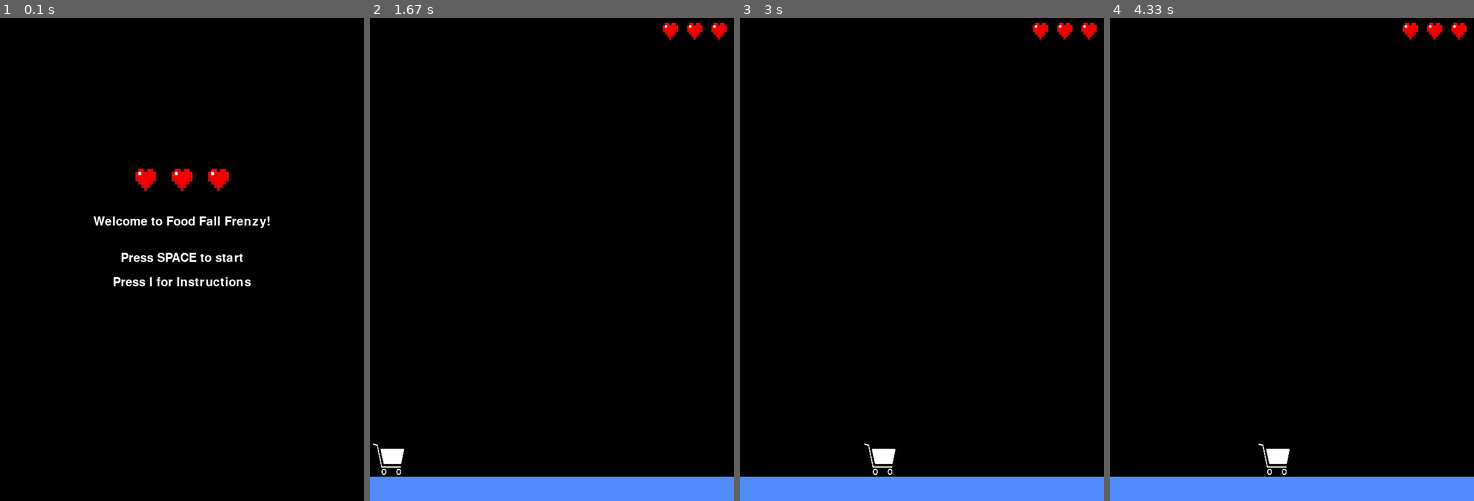
Above: before the commit, frames 1-4 (left to right).
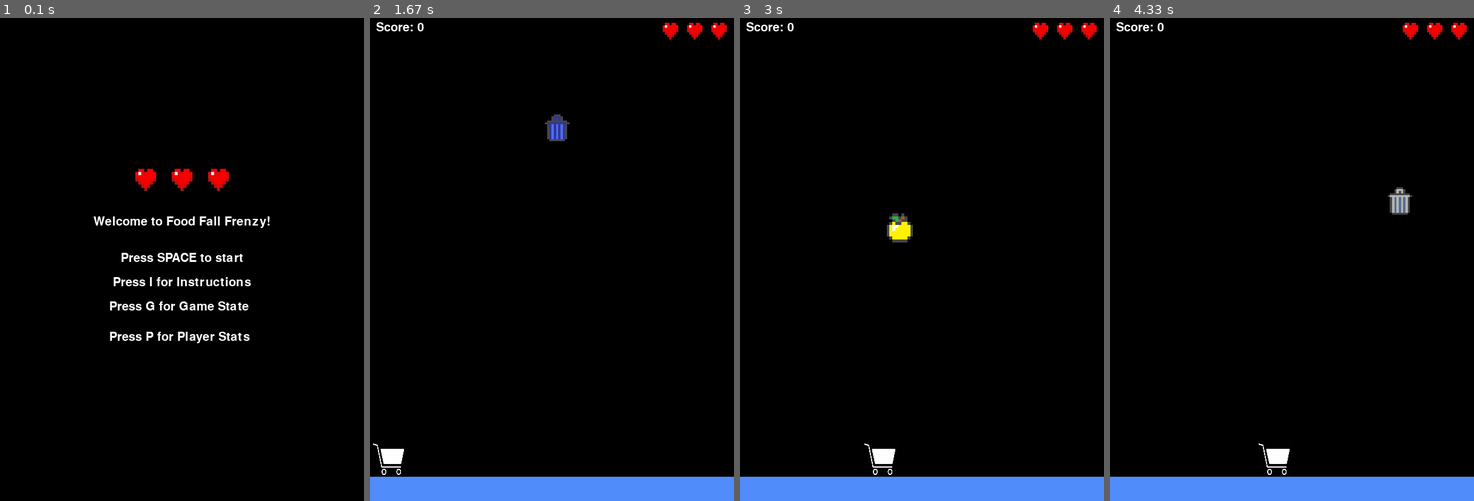
Above: after the commit, the same moments.

Repository: Zelz0/pygame
Game: pygame game, started from Display.py
Same seed, same stepped clock (60 frames per second), same inputs: the game is played once before the commit and once after it.
Inputs:
- Up to frame 1 (0.1 s): no input
- Up to frame 2 (1.67 s): tap Space at 0.33, 0.73, 1.03 s; hold A 0.67-1.2 s
- Up to frame 3 (3 s): hold D 1.67-2.3 s; tap Space at 1.73, 2.03, 2.4, 2.7, 2.9 s; hold A 2.33-2.8 s; hold D from 2.83 s (still down)
- Up to frame 4 (4.33 s): tap Space at 3.2, 3.4, 3.7, 3.9, 4.2 s; release D at 3.3 s; hold D 3.33-3.8 s; hold A from 3.83 s (still down)

The runs differ from the first frame. In frame 1, 0.7% of the frame differs, in the area x 30-69%, y 58-68%; in frame 2, 0.4%; in frame 3, 0.5%; in frame 4, 0.4%.

Commit message:
Final coding, adding last few details and debugging

Diff:
--- a/Display.py
+++ b/Display.py
@@ -1,50 +1,132 @@
 import pygame
 import config
-from player import Player
+import random
+from SoundManager import SoundManager
+from sprites import Sprite
 import Welcome
+import highscore
+import reset
 
 pygame.init()
 pygame.mixer.init()
 
+sound_manager = SoundManager()
 game_screen = pygame.display.set_mode((config.SCREEN_WIDTH, config.SCREEN_HEIGHT))
-pygame.display.set_caption("My Game")
 font = pygame.font.SysFont(None, 30)
 
-Welcome.run_welcome_screen(game_screen, font)
+high_score = highscore.read_high_score()
 
-ground = pygame.Surface((config.GROUND_WIDTH, config.GROUND_HEIGHT))
-clock = pygame.time.Clock()
+# Main game loop
+while True:
+    Welcome.run_welcome_screen(game_screen, font)
 
-player = Player()
-lives = config.STARTING_LIVES
-heart_image = pygame.image.load(config.HEART_IMAGE).convert_alpha()
-heart_image = pygame.transform.scale(heart_image, (30, 30))  # Size of each heart
+    player, sprites = reset.reset_game()
+    pygame.time.set_timer(config.MY_CUSTOM_EVENT, 1000)
 
-running = True
-while running:
-    game_screen.fill((0, 0, 0))
-    ground.fill((80, 140, 250))
-    game_screen.blit(ground, (0, 760))
+    lives = config.STARTING_LIVES
+    score = 0
+    heart_image = pygame.image.load(config.HEART_IMAGE).convert_alpha()
+    heart_image = pygame.transform.scale(heart_image, (30, 30))
 
-    for event in pygame.event.get():
-        if event.type == pygame.QUIT:
-            running = False
+    game_over = False
+    while not game_over:
+        game_screen.fill((0, 0, 0))
+        ground = pygame.Surface((config.GROUND_WIDTH, config.GROUND_HEIGHT))
+        ground.fill((80, 140, 250))
+        game_screen.blit(ground, (0, 760))
 
-        elif event.type == pygame.KEYDOWN:
-            if event.key == pygame.K_ESCAPE:
-                running = False
+        for event in pygame.event.get():
+            if event.type == pygame.QUIT:
+                pygame.quit()
+                exit()
+            elif event.type == config.MY_CUSTOM_EVENT:
+                sprite = Sprite()
+                sprites.append(sprite)
+                sound_manager.play_sprite_spawn()
+                pygame.time.set_timer(config.MY_CUSTOM_EVENT, random.randint(800, 1500))
 
-    keys = pygame.key.get_pressed()
-    if player.alive:
-        player.move(keys)
-        player.draw(game_screen)
+        keys = pygame.key.get_pressed()
+        if player.alive:
+            player.move(keys)
+            player.draw(game_screen)
 
-    for i in range(lives):
-        heart_x = config.SCREEN_WIDTH - (i + 1) * 40
-        heart_y = 10
-        game_screen.blit(heart_image, (heart_x, heart_y))
+        for sprite in sprites[:]:
+            sprite.fall()
+            sprite.draw(game_screen)
+
+            if sprite.rect.bottom > config.SCREEN_HEIGHT:
+                if sprite.type in ["F1", "F2", "F3", "F4", "F5", "F6"]:
+                    sound_manager.play_hit_bad()
+                    lives -= 1
+                sprites.remove(sprite)
+
+            if sprite.rect.colliderect(player.rect) and player.alive:
+                if sprite.type in ["F1", "F2", "F3", "F4", "F5", "F6"]:
+                    sound_manager.play_catch_good()
+                    score += 1
+                    sprites.remove(sprite)
+                elif sprite.type == "GA":
+                    sound_manager.play_golden_fruit()
+                    score += 3
+                    sprites.remove(sprite)
+                elif sprite.type in ["T1", "T2", "T3"]:
+                    sound_manager.play_hit_bad()
+                    lives -= 1
+                    sprites.remove(sprite)
+
+        for i in range(lives):
+            heart_x = config.SCREEN_WIDTH - (i + 1) * 40
+            heart_y = 10
+            game_screen.blit(heart_image, (heart_x, heart_y))
+
+        score_text = font.render(f"Score: {score}", True, config.WHITE)
+        game_screen.blit(score_text, (10, 10))
+
+        if score >= 25:
+            game_over = True
+
+        if lives <= 0:
+            game_over = True
+
+        pygame.display.flip()
+        pygame.time.Clock().tick(config.FPS)
+
+    high_score = max(high_score, score)
+    highscore.update_high_score(high_score)
+
+    game_screen.fill(config.BLACK)
+
+# Endgame message
+    with open(config.ENDGAME_FILE, "r") as file:
+        endgame_message = file.read()
+    lines = endgame_message.split('\n')
+    for i, line in enumerate(lines):
+        rendered_line = font.render(line, True, config.WHITE)
+        text_rect = rendered_line.get_rect(center=(config.SCREEN_WIDTH // 2, config.SCREEN_HEIGHT // 2 - 80 + i * 30))
+        game_screen.blit(rendered_line, text_rect)
+
+    final_score_text = font.render(f"Final Score: {score}", True, config.WHITE)
+    final_rect = final_score_text.get_rect(center=(config.SCREEN_WIDTH // 2, config.SCREEN_HEIGHT // 2))
+    game_screen.blit(final_score_text, final_rect)
+
+    high_score_text = font.render(f"High Score: {high_score}", True, config.WHITE)
+    high_rect = high_score_text.get_rect(center=(config.SCREEN_WIDTH // 2, config.SCREEN_HEIGHT // 2 + 40))
+    game_screen.blit(high_score_text, high_rect)
+
+    restart_text = font.render("Press R to play again", True, config.WHITE)
+    restart_rect = restart_text.get_rect(center=(config.SCREEN_WIDTH // 2, config.SCREEN_HEIGHT // 2 + 100))
+    game_screen.blit(restart_text, restart_rect)
 
     pygame.display.flip()
-    clock.tick(config.FPS)
 
-pygame.quit()
+# Restart Code
+    waiting_for_restart = True
+    while waiting_for_restart:
+        for event in pygame.event.get():
+            if event.type == pygame.QUIT or event.type == pygame.K_ESCAPE:
+                pygame.quit()
+                exit()
+            if event.type == pygame.KEYDOWN:
+                if event.key == pygame.K_r:
+                    waiting_for_restart = False
+        pygame.time.Clock().tick(60)
--- /dev/null
+++ b/ReadWriteFiles/endgame.txt
@@ -0,0 +1 @@
+Congratulations! You've reached the max score!
--- /dev/null
+++ b/ReadWriteFiles/game_state.txt
@@ -0,0 +1 @@
+started
--- a/ReadWriteFiles/high_scores.txt
+++ b/ReadWriteFiles/high_scores.txt
@@ -1 +1 @@
-High Score: 30
+High Score:25
--- a/ReadWriteFiles/player_data.txt
+++ b/ReadWriteFiles/player_data.txt
@@ -0,0 +1,10 @@
+Player Stats:
+Player Identity: Shopping Cart
+Age: 20 years old
+Ranking: 203/1020
+Look: Rusty
+Capacity: Unknown
+Cleanliness: Needs work
+Goals in life: Eat all food
+
+Press B to return
--- a/Sound.Manager.py
+++ b/SoundManager.py
@@ -8,9 +8,9 @@
         pygame.mixer.init()
         self.catch_good = pygame.mixer.Sound(SOUND_GOOD_CATCH)
         self.hit_bad = pygame.mixer.Sound(SOUND_BAD_CATCH)
-        self.golden_fruit = pygame.mixer.Sound(SOUND_GOLDEN_FRUIT)
+        self.golden_fruit = pygame.mixer.Sound(SOUND_GOLDEN_APPLE)
         self.game_over = pygame.mixer.Sound(SOUND_GAME_OVER)
-
+        self.sprite_spawn = pygame.mixer.Sound(SPRITE_SPAWN_SOUND)
     def play_catch_good(self):
         self.catch_good.play()
 
@@ -22,3 +22,6 @@
 
     def play_game_over(self):
         self.game_over.play()
+
+    def play_sprite_spawn(self):
+        self.sprite_spawn.play()
--- a/Welcome.py
+++ b/Welcome.py
@@ -15,10 +15,14 @@
         for i in range(3):
             game_screen.blit(heart_image, (heart_x + i * 60, heart_y))
 
-        # Welcome & Instructions
+        # Welcome Text
         title_text = font.render("Welcome to Food Fall Frenzy!", True, config.WHITE)
         start_text = font.render("Press SPACE to start", True, config.WHITE)
         instructions_text = font.render("Press I for Instructions", True, config.WHITE)
+        player_text = font.render("Press P for Player Stats", True, config.WHITE)
+        game_screen.blit(player_text, (config.SCREEN_WIDTH // 2 - 120, config.SCREEN_HEIGHT // 2 + 120))
+        game_state_text = font.render("Press G for Game State", True, config.WHITE)
+        game_screen.blit(game_state_text, (config.SCREEN_WIDTH // 2 - 120, config.SCREEN_HEIGHT // 2 + 70))
 
         title_rect = title_text.get_rect(center=(config.SCREEN_WIDTH // 2, config.SCREEN_HEIGHT // 2 - 60))
         start_rect = start_text.get_rect(center=(config.SCREEN_WIDTH // 2, config.SCREEN_HEIGHT // 2))
@@ -36,18 +40,24 @@
 
             elif event.type == pygame.KEYDOWN:
                 if event.key == pygame.K_SPACE:
+                    # Start the game
                     with open(config.STATE_FILE, 'w') as f:
                         f.write("started")
-                    running = False
+                    running = False  # Exit the welcome screen
 
                 elif event.key == pygame.K_i:
+                    # Show the instructions screen when 'I' is pressed
                     show_instructions_screen(game_screen, font)
-
+                elif event.key == pygame.K_p:
+                    show_player_stats_screen(game_screen, font)
+                elif event.key == pygame.K_g:
+                    show_game_state_screen(game_screen, font)
 def show_instructions_screen(game_screen, font):
     viewing = True
     while viewing:
         game_screen.fill(config.BLACK)
 
+        # Read instructions from file
         with open(config.INSTRUCTIONS_FILE, "r") as file:
             lines = file.readlines()
 
@@ -65,3 +75,46 @@
             elif event.type == pygame.KEYDOWN:
                 if event.key == pygame.K_b:
                     viewing = False
+def show_player_stats_screen(game_screen, font):
+    viewing = True
+    while viewing:
+        game_screen.fill(config.BLACK)
+
+        with open(config.PLAYER_DATA_FILE, "r") as file:
+            lines = file.readlines()
+        for i, line in enumerate(lines):
+            text = font.render(line.strip(), True, config.WHITE)
+            rect = text.get_rect(center=(config.SCREEN_WIDTH // 2, 200 + i * 40))
+            game_screen.blit(text, rect)
+
+        pygame.display.flip()
+
+        for event in pygame.event.get():
+            if event.type == pygame.QUIT:
+                pygame.quit()
+                exit()
+            elif event.type == pygame.KEYDOWN:
+                if event.key == pygame.K_b:
+                    viewing = False
+
+def show_game_state_screen(game_screen, font):
+    viewing = True
+    while viewing:
+        game_screen.fill(config.BLACK)
+
+        with open(config.STATE_FILE, "r") as file:
+            lines = file.readlines()
+        for i, line in enumerate(lines):
+            text = font.render(line.strip(), True, config.WHITE)
+            rect = text.get_rect(center=(config.SCREEN_WIDTH // 2, 200 + i * 40))
+            game_screen.blit(text, rect)
+
+        pygame.display.flip()
+
+        for event in pygame.event.get():
+            if event.type == pygame.QUIT:
+                pygame.quit()
+                exit()
+            elif event.type == pygame.KEYDOWN:
+                if event.key == pygame.K_b:
+                    viewing = False
--- a/config.py
+++ b/config.py
@@ -13,7 +13,7 @@
 PLAYER_SPEED = 10
 
 # Item Speed
-SPRITE_SPEEDS = {"F1": 10,"F2": 11,"F3": 12,"F4": 12, "F5": 10,"F6": 11,"GA": 12,"T1": 12,"T2": 12,"T3": 12}
+SPRITE_SPEEDS = {"F1": 8,"F2": 10,"F3": 8,"F4": 12, "F5": 10,"F6": 8,"GA": 12,"T1": 8,"T2": 8,"T3": 8}
 
 # Item Images
 SPRITE_PATHS = {"F1": ["img/F1.png"],
@@ -27,15 +27,17 @@
                 "T2": ["img/T2.png"],
                 "T3": ["img/T3.png"]
                 }
-
-ITEM_WIDTH = 40
-ITEM_HEIGHT = 40
+# Items Size
+ITEM_WIDTH = 50
+ITEM_HEIGHT = 50
 
 # Reading/Writing Files:
 STATE_FILE = "ReadWriteFiles/game_state.txt"
 HIGH_SCORE_FILE = "ReadWriteFiles/high_scores.txt"
 PLAYER_DATA_FILE = "ReadWriteFiles/player_data.txt"
 INSTRUCTIONS_FILE = "ReadWriteFiles/instructions.txt"
+ENDGAME_FILE = "ReadWriteFiles/endgame.txt"
+
 
 # ----- Heart/Lives -----
 STARTING_LIVES = 3
@@ -54,8 +56,12 @@
 GOLD = (255, 215, 0)
 BLUE = (0, 0, 255)
 
-# ----- File Paths -----
+# Events
+MY_CUSTOM_EVENT = pygame.USEREVENT + 1
+
+# ----- File Sounds -----
 SOUND_GOOD_CATCH = "audio/play_good_catch.wav.wav"
 SOUND_BAD_CATCH = "audio/play_bad_catch.wav.wav"
-SOUND_GOLDEN_FRUIT = "audio/play_golden_fruit.wav.wav"
+SOUND_GOLDEN_APPLE = "audio/play_golden_fruit.wav.wav"
 SOUND_GAME_OVER = "audio/play_game_over.wav.wav"
+SPRITE_SPAWN_SOUND = "audio/Sprite_Spawn.ogg"
--- /dev/null
+++ b/highscore.py
@@ -0,0 +1,19 @@
+import config
+import os
+
+def read_high_score():
+    if os.path.exists(config.HIGH_SCORE_FILE):
+        with open(config.HIGH_SCORE_FILE, 'r') as f:
+            content = f.read().strip()
+            if content.startswith("High Score:"):
+                score_part = content.split(":")[-1].strip()
+                if score_part.isdigit():
+                    return int(score_part)
+    return 0
+
+def update_high_score(new_score):
+    high_score = read_high_score()
+    if new_score > high_score:
+        new_score = min(new_score, 25)
+        with open(config.HIGH_SCORE_FILE, 'w') as f:
+            f.write(f"High Score:{new_score}")
--- a/player.py
+++ b/player.py
@@ -8,7 +8,7 @@
         self.speed = config.PLAYER_SPEED
         self.rect = self.image.get_rect(center=(config.SCREEN_WIDTH//2, config.SCREEN_HEIGHT-70))
         self.alive = True
-        #self.dead_sound = pygame.mixer.Sound(config.PLAYER_DEAD_SOUND)
+        self.dead_sound = pygame.mixer.Sound(config.SOUND_GAME_OVER)
 
     def move(self, keys):
         if keys[pygame.K_a] and self.rect.left > 0:
--- /dev/null
+++ b/reset.py
@@ -0,0 +1,35 @@
+import pygame
+import config
+from player import Player
+
+def reset_game():
+    return Player(), []
+
+def wait_for_restart(game_screen, font, score, high_score):
+    # Show the restart options
+    game_screen.fill(config.BLACK)
+
+    restart_text = font.render("Press R to play again", True, config.WHITE)
+    game_screen.blit(restart_text, (config.SCREEN_WIDTH // 2 - 120, config.SCREEN_HEIGHT // 2 + 80))
+
+    instructions_text = font.render("Press P for Instructions", True, config.WHITE)
+    game_screen.blit(instructions_text, (config.SCREEN_WIDTH // 2 - 120, config.SCREEN_HEIGHT // 2 + 120))
+
+    pygame.display.flip()
+
+    waiting_for_restart = True
+    while waiting_for_restart:
+        for event in pygame.event.get():
+            if event.type == pygame.QUIT:
+                pygame.quit()
+                exit()
+            if event.type == pygame.KEYDOWN:
+                if event.key == pygame.K_r:
+                    return True  # Restart the game
+                if event.key == pygame.K_p:  # Show instructions if "P" is pressed
+                    instructions_text = font.render("Player Instructions: Use left and right arrows to move.", True, config.WHITE)
+                    game_screen.fill(config.BLACK)  # Clear screen before showing instructions
+                    game_screen.blit(instructions_text, (config.SCREEN_WIDTH // 2 - 150, config.SCREEN_HEIGHT // 2))
+                    pygame.display.flip()
+
+    return False  # Exit the game if no restart
--- a/Sprites.py
+++ b/sprites.py
@@ -5,12 +5,14 @@
 
 class Sprite:
     def __init__(self):
-        self.type = random.choice(["F1", "F2", "F3", "F4", "F5", "F6", "GF", "T1", "T2","T3"])
+        self.type = random.choice(["F1", "F2", "F3", "F4", "F5", "F6", "GA", "T1", "T2", "T3"])
         self.speed = config.SPRITE_SPEEDS[self.type]
-        self.sprite = pygame.image.load(random.choice(config.SPRITE_PATHS[self.type])).convert_alpha()
+        image_path = random.choice(config.SPRITE_PATHS[self.type])
+        self.sprite = pygame.image.load(image_path).convert_alpha()
+        self.sprite = pygame.transform.scale(self.sprite, (config.ITEM_WIDTH, config.ITEM_HEIGHT))
         self.rect = self.sprite.get_rect()
         self.rect.topleft = (random.randint(0, config.SCREEN_WIDTH - self.rect.width), 0)
-        #self.spawn_sound = pygame.mixer.Sound(random.choice(config.SPRITE_SPAWN_SOUNDS))
+        self.spawn_sound = pygame.mixer.Sound(config.SPRITE_SPAWN_SOUND)
 
     def fall(self):
         self.rect.move_ip(0, self.speed)
Not shown, added: audio/Sprite_Spawn.ogg
